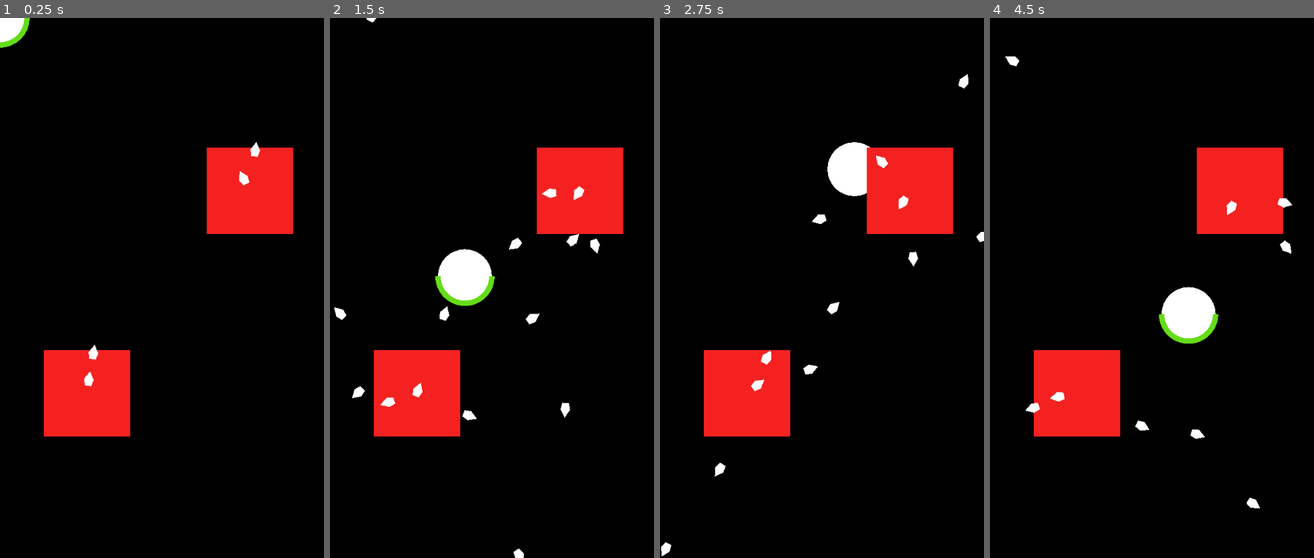
Above: before the commit, frames 1-4 (left to right).
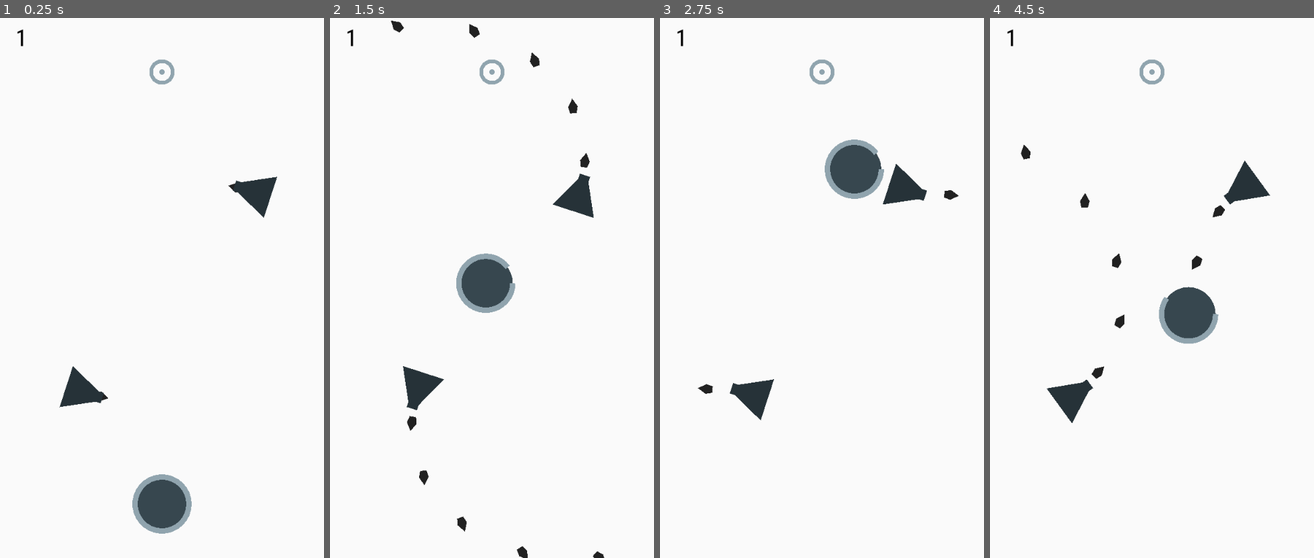
Above: after the commit, the same moments.

Repository: HassanHeydariNasab/Bala
Game: Godot game, scene res://Main.tscn
Two runs of this game, one before a commit and one after it. Both use one fixed random seed, a clock stepped at 60 frames per second and the inputs below.
Inputs (mouse positions are in pixels of both pictures, inside the frame that each line leads up to):
- Up to frame 1 (0.25 s): no input
- Up to frame 2 (1.5 s): move the mouse to (563, 261) at 0.52 s; click (563, 261) at 0.67 s; drag from (427, 315) to (517, 212) at 1.27 s
- Up to frame 3 (2.75 s): move the mouse to (854, 169) at 2.02 s; click (854, 169) at 2.17 s
- Up to frame 4 (4.5 s): tap Enter at 2.75 s; drag from (1152, 288) to (1054, 207) at 2.77 s; move the mouse to (1249, 369) at 3.52 s; click (1249, 369) at 3.67 s; drag from (1054, 207) to (1077, 99) at 4.27 s

The runs differ from the first frame. In frame 1, 100% of the frame differs, in the area x 0-100%, y 0-100%; in frame 2, 99%; in frame 3, 100%; in frame 4, 100%.

Commit message:
Extract Level from Main

Diff:
--- a/Bullet.tscn
+++ b/Bullet.tscn
@@ -4,9 +4,11 @@
 
 [node name="Bullet" type="Area2D"]
 scale = Vector2( 0.3, 0.3 )
+collision_layer = 4
 script = ExtResource( 1 )
 
 [node name="Look" type="Polygon2D" parent="."]
+color = Color( 0.129412, 0.129412, 0.129412, 1 )
 polygon = PoolVector2Array( -20, -20, -20, 20, 20, 30, 70, 0, 20, -30 )
 
 [node name="MoveInterval" type="Timer" parent="."]
--- a/GameOver.tscn
+++ b/GameOver.tscn
@@ -21,6 +21,7 @@
 margin_right = 155.5
 margin_bottom = -41.5
 custom_fonts/font = ExtResource( 1 )
+custom_colors/font_color = Color( 0, 0, 0, 1 )
 text = "Game Over"
 __meta__ = {
 "_edit_use_anchors_": false
@@ -37,6 +38,7 @@
 margin_bottom = 218.5
 rect_scale = Vector2( 0.6, 0.6 )
 custom_fonts/font = ExtResource( 1 )
+custom_colors/font_color = Color( 0, 0, 0, 1 )
 text = "Tap to restart"
 align = 1
 valign = 1
--- /dev/null
+++ b/Global.gd
@@ -0,0 +1,3 @@
+extends Node
+
+var level = 1
--- /dev/null
+++ b/Level_1.tscn
@@ -0,0 +1,24 @@
+[gd_scene load_steps=4 format=2]
+
+[ext_resource path="res://Player.tscn" type="PackedScene" id=4]
+[ext_resource path="res://Target.tscn" type="PackedScene" id=5]
+[ext_resource path="res://Shooter.tscn" type="PackedScene" id=6]
+
+[node name="Level" type="Node2D"]
+
+[node name="Target" parent="." instance=ExtResource( 5 )]
+position = Vector2( 300, 100 )
+
+[node name="Bullets" type="Node2D" parent="."]
+
+[node name="Shooter" parent="." instance=ExtResource( 6 )]
+position = Vector2( 462.853, 319.777 )
+rotation = 3.14159
+
+[node name="Shooter2" parent="." instance=ExtResource( 6 )]
+position = Vector2( 160.749, 694.89 )
+
+[node name="Player" parent="." instance=ExtResource( 4 )]
+position = Vector2( 300, 900 )
+
+[node name="Move" type="Tween" parent="Player"]
--- a/Main.gd
+++ b/Main.gd
@@ -1,13 +1,17 @@
 extends Node2D
 
-onready var Player = $Player
-onready var Player__Move = $Player/Move
+onready var LevelNumber = $LevelNumber
+onready var Player = $Level/Player
+onready var Player__Move = $Level/Player/Move
+
 
 func _ready():
-	pass
+	LevelNumber.set_text(str(G.level))
+
 
 func _process(delta):
 	pass
+
 
 func _input(event):
 	if event is InputEventScreenDrag or event is InputEventScreenTouch or event is InputEventMouseMotion:
--- a/Main.tscn
+++ b/Main.tscn
@@ -1,20 +1,23 @@
 [gd_scene load_steps=4 format=2]
 
 [ext_resource path="res://Main.gd" type="Script" id=1]
-[ext_resource path="res://Player.tscn" type="PackedScene" id=2]
-[ext_resource path="res://Shooter.tscn" type="PackedScene" id=3]
+[ext_resource path="res://Level_1.tscn" type="PackedScene" id=2]
+[ext_resource path="res://Fonts/roboto.font" type="BitmapFont" id=5]
 
 [node name="Main" type="Node2D"]
 script = ExtResource( 1 )
 
-[node name="Player" parent="." instance=ExtResource( 2 )]
+[node name="Level" parent="." instance=ExtResource( 2 )]
 
-[node name="Move" type="Tween" parent="Player"]
-
-[node name="Shooter" parent="." instance=ExtResource( 3 )]
-position = Vector2( 462.853, 319.777 )
-
-[node name="Shooter2" parent="." instance=ExtResource( 3 )]
-position = Vector2( 160.749, 694.89 )
-
-[node name="Bullets" type="Node2D" parent="."]
+[node name="LevelNumber" type="Label" parent="."]
+margin_left = 29.0
+margin_top = 16.0
+margin_right = 229.0
+margin_bottom = 93.0
+rect_scale = Vector2( 0.6, 0.6 )
+custom_fonts/font = ExtResource( 5 )
+custom_colors/font_color = Color( 0, 0, 0, 1 )
+text = "1"
+__meta__ = {
+"_edit_use_anchors_": false
+}
--- a/Player.gd
+++ b/Player.gd
@@ -12,10 +12,10 @@
 	pass
 
 func _draw():
-	draw_circle(Vector2(0,0), 50, Color(1,1,1,1))
+	draw_circle(Vector2(0,0), 50, Color("#37474F"))
 	draw_arc(
 		Vector2(0,0), 50, 0, (health/HEALTH)*2.0*PI,
-		32, Color('#64DD17'), 10.0
+		32, Color('#90A4AE'), 10.0
 	)
 
 func _on_Player_area_entered(area):
--- a/Shooter.gd
+++ b/Shooter.gd
@@ -2,14 +2,16 @@
 
 var Bullet = preload('res://Bullet.tscn')
 onready var Interval = $Interval
-onready var Bullets = get_node('/root/Main/Bullets')
+onready var Bullets = get_node('/root/Main/Level/Bullets')
+onready var Rotation:Tween = $Rotation
 
 func _ready():
-	pass
-
+	Rotation.interpolate_property(self, 'rotation_degrees', self.get_rotation_degrees(), self.get_rotation_degrees()+360, 5, Tween.TRANS_LINEAR, Tween.EASE_IN)
+	Rotation.start()
 
 func _on_Interval_timeout():
 	var Bullet_ = Bullet.instance()
 	Bullet_.set_global_position(get_global_position())
-	Bullet_.set_rotation(rand_range(0,360))
+#	Bullet_.set_rotation(rand_range(0,360))
+	Bullet_.set_rotation(self.get_rotation())
 	Bullets.add_child(Bullet_)
--- a/Shooter.tscn
+++ b/Shooter.tscn
@@ -6,10 +6,14 @@
 script = ExtResource( 1 )
 
 [node name="Look" type="Polygon2D" parent="."]
-color = Color( 0.960784, 0.129412, 0.129412, 1 )
-polygon = PoolVector2Array( -80, -80, -80, 80, 80, 80, 80, -80 )
+color = Color( 0.14902, 0.196078, 0.219608, 1 )
+polygon = PoolVector2Array( 20, 10, 30, 10, 30, -10, 20, -10, -40, -40, -40, 40 )
 
 [node name="Interval" type="Timer" parent="."]
-wait_time = 0.1
+wait_time = 0.2
 autostart = true
+
+[node name="Rotation" type="Tween" parent="."]
+repeat = true
+playback/repeat = true
 [connection signal="timeout" from="Interval" to="." method="_on_Interval_timeout"]
--- /dev/null
+++ b/Target.gd
@@ -0,0 +1,16 @@
+extends Area2D
+
+func _ready():
+	pass
+
+func _draw():
+	draw_arc(
+		Vector2(0,0), 20, 0, 2.0*PI,
+		32, Color('#90A4AE'), 7.0
+	)
+	draw_circle(Vector2(0,0), 5, Color('#90A4AE'))
+
+
+func _on_Target_area_entered(area):
+	G.level += 1
+	get_tree().reload_current_scene()
--- /dev/null
+++ b/Target.tscn
@@ -0,0 +1,14 @@
+[gd_scene load_steps=3 format=2]
+
+[ext_resource path="res://Target.gd" type="Script" id=1]
+
+[sub_resource type="CircleShape2D" id=1]
+radius = 50.0
+
+[node name="Target" type="Area2D"]
+collision_layer = 1024
+script = ExtResource( 1 )
+
+[node name="CollisionShape2D" type="CollisionShape2D" parent="."]
+shape = SubResource( 1 )
+[connection signal="area_entered" from="." to="." method="_on_Target_area_entered"]
--- a/project.godot
+++ b/project.godot
@@ -15,9 +15,13 @@
 
 [application]
 
-config/name="godot32test"
+config/name="Bala"
 run/main_scene="res://Main.tscn"
 config/icon="res://icon.png"
+
+[autoload]
+
+G="*res://Global.gd"
 
 [display]
 
@@ -55,5 +59,5 @@
 quality/driver/driver_name="GLES2"
 vram_compression/import_etc=true
 vram_compression/import_etc2=false
-environment/default_clear_color=Color( 0, 0, 0, 1 )
+environment/default_clear_color=Color( 0.980392, 0.980392, 0.980392, 1 )
 environment/default_environment="res://default_env.tres"
Not shown, added: .gitignore
